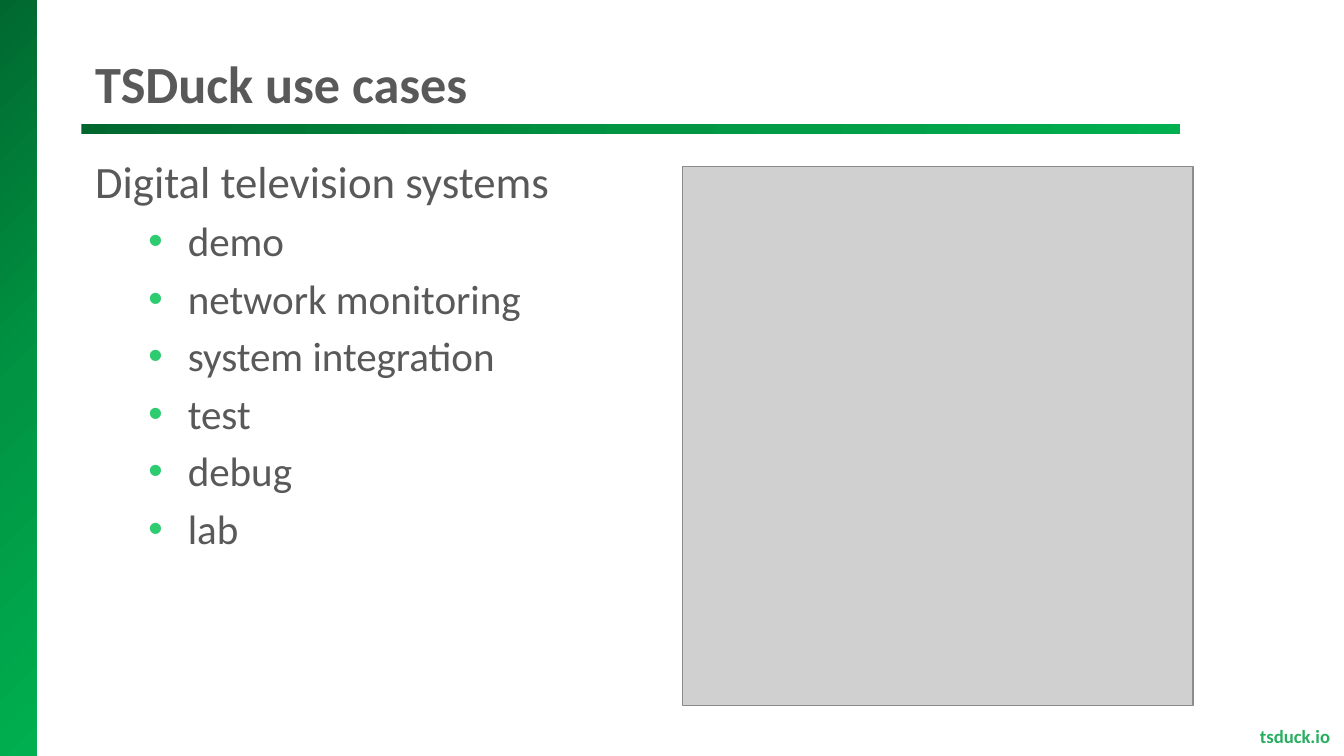
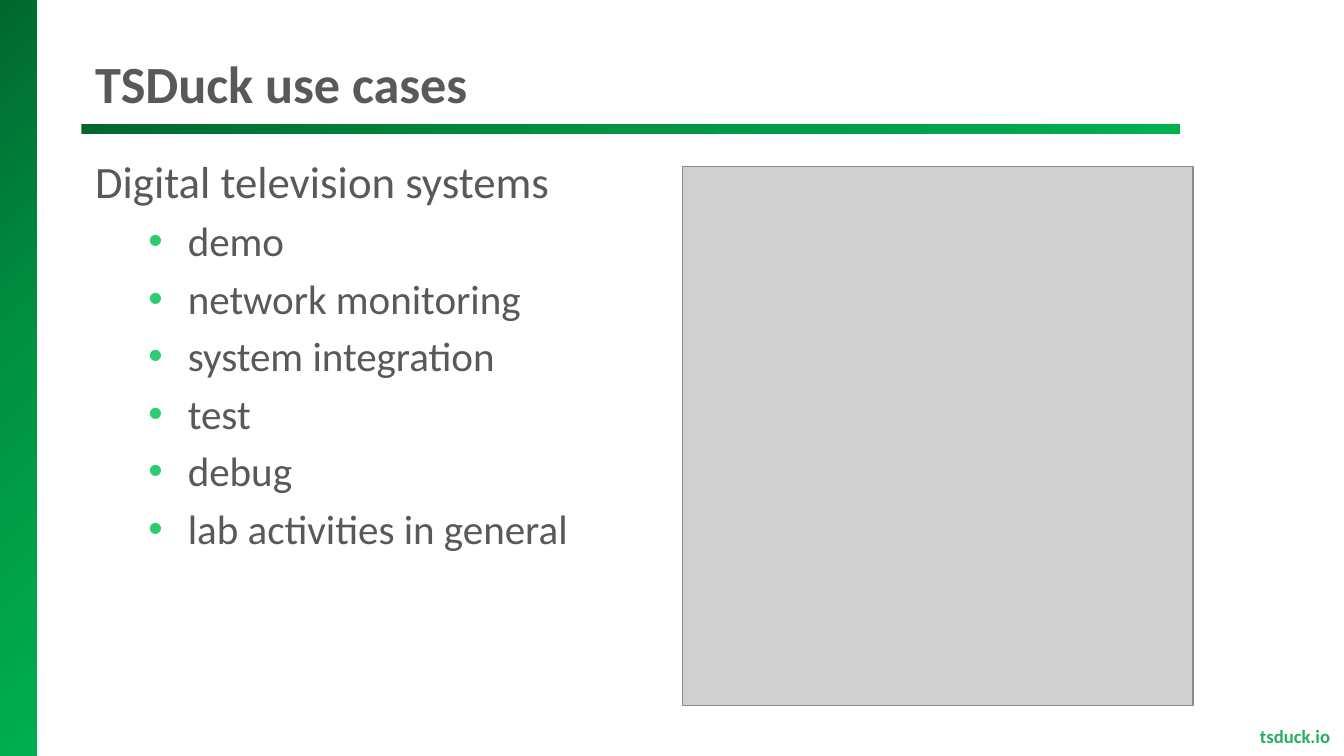
Before and after one commit to tsduck/tsduck, a slide deck: slide 3 of doc/tsduck-ibc2018.pptx. Drawn at 1344x756 pixels with LibreOffice and Linux fonts; fonts in the diff are those of the drawing; grey boxes stand for pictures; background and template pictures are left out. Boxes give left, top, right and bottom in pixels: in the first picture for what was removed or moved away, otherwise in the second. Text is boxed around its words. In the diff, an @@ line names an element or a change of style, - is before the commit and + after.

```diff
--- a/doc/tsduck-ibc2018.pptx
+++ b/doc/tsduck-ibc2018.pptx
@@ text at (x1=188, y1=515, x2=568, y2=551): text changed @@
-  • lab
+  • lab activities in general
```
Also in this commit, not shown: 2 other slides changed, 1 slide removed, 2 other files.
